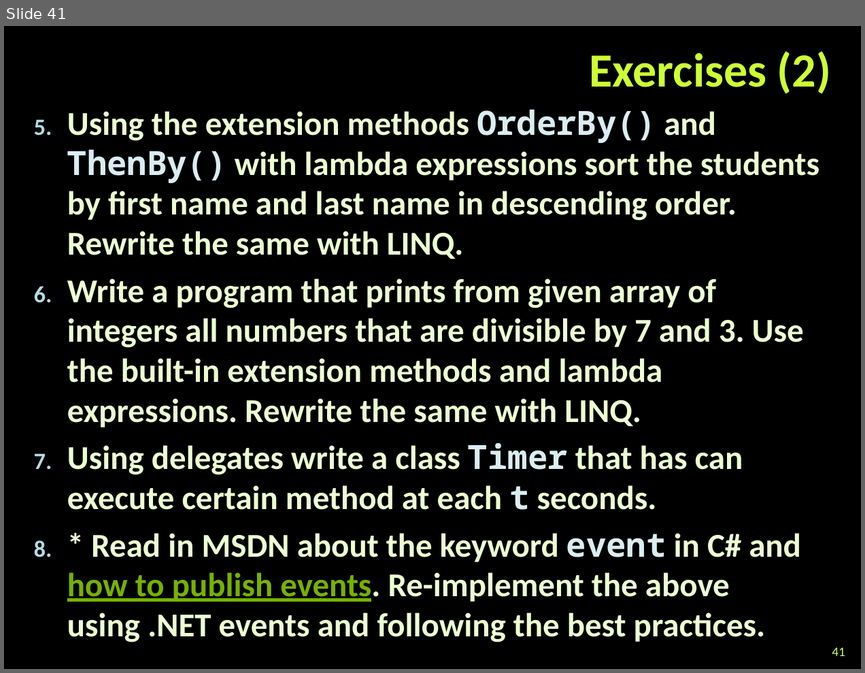
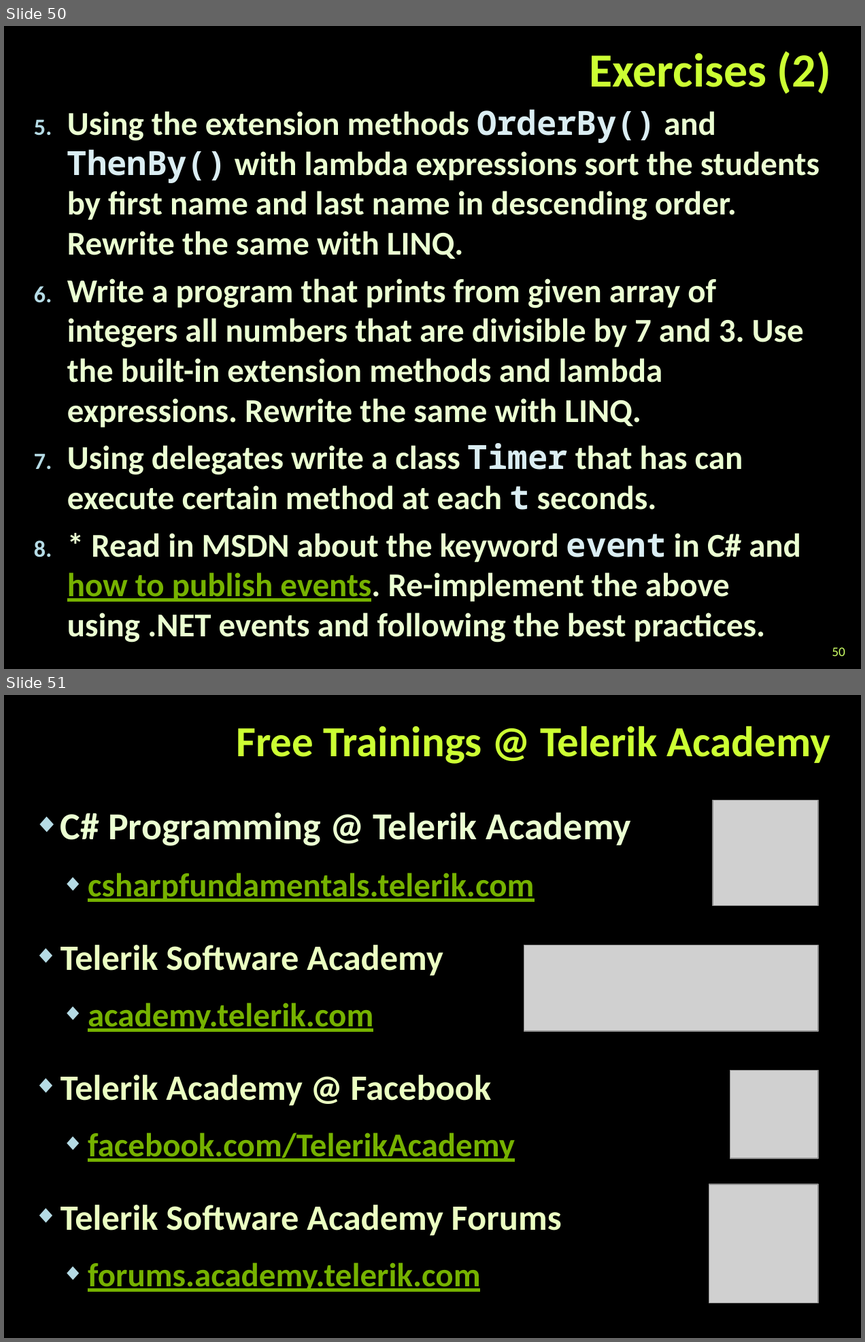
Before and after one commit to NikolayGenov/TelerikAcademy, a slide deck: OOP/Lectures/Extension-Methods-Delegates-Lambda-LINQ.pptx. Shown one above the other, each under a label of ours: slide 41 before the commit, slides 50 and 51 after it. The pictures are 865x673 and 865x1342 pixels, drawn with LibreOffice and Linux fonts; fonts in the diff are those of the drawing; grey boxes stand for pictures; background and template pictures are left out. Boxes give left, top, right and bottom in pixels: in the first picture for what was removed or moved away, otherwise in the second. Text is boxed around its words. In the diff, an @@ line names an element or a change of style, - is before the commit and + after.

```diff
--- a/OOP/Lectures/Extension-Methods-Delegates-Lambda-LINQ.pptx
+++ b/OOP/Lectures/Extension-Methods-Delegates-Lambda-LINQ.pptx
@@ slide 51 added at (4, 695, 861, 1338), background picture (left out) @@
@@ title added at (236, 726, 831, 764), 36 pt, text #CCFF33, bold @@
+Free Trainings @ Telerik Academy
@@ text added at (60, 812, 631, 1291), 28 pt, text #76B200, bold, underline @@
+◆ C# Programming @ Telerik Academy
+    ◆ csharpfundamentals.telerik.com
+  ◆ Telerik Software Academy
+    ◆ academy.telerik.com
+  ◆ Telerik Academy @ Facebook
+    ◆ facebook.com/TelerikAcademy
+  ◆ Telerik Software Academy Forums
+    ◆ forums.academy.telerik.com
@@ picture added at (713, 800, 818, 906) @@
@@ picture added at (524, 945, 818, 1031) @@
@@ picture added at (730, 1070, 818, 1159) @@
@@ picture added at (709, 1184, 818, 1304) @@
@@ what was slide 41 is now slide 50 @@
@@ page number at (832, 647, 844, 656): text changed @@
-41
+50
```
Also in this commit, not shown: 2 slides changed, 9 other slides added, 11 other files.
